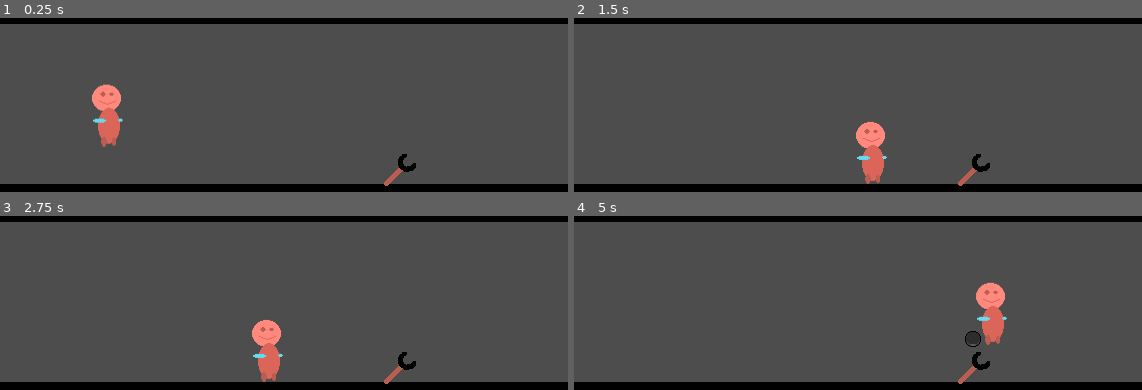
Above: before the commit, frames 1-4 (two rows, left to right).
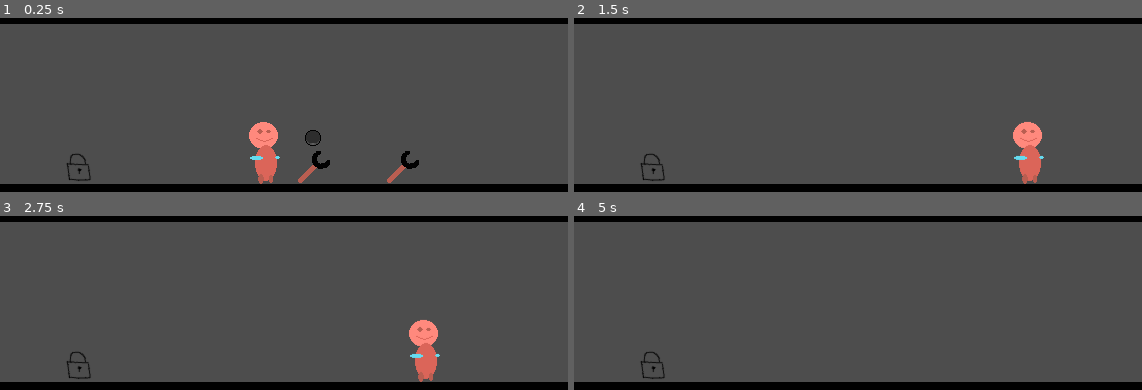
Above: after the commit, the same moments.

Repository: panorb/ludum-dare-58
Game: Godot game, scene res://game/game.tscn
Same seed, same stepped clock (60 frames per second), same inputs: the game is played once before the commit and once after it.
Inputs:
- Up to frame 1 (0.25 s): no input
- Up to frame 2 (1.5 s): hold Right (move_right) from 0.53 s (still down); tap W (interact) at 0.6, 1.35 s; tap Space (jump) at 0.77 s
- Up to frame 3 (2.75 s): tap Space (jump) at 1.52 s; release Right (move_right) at 2.03 s; hold Left (move_left) from 2.03 s (still down); tap W (interact) at 2.1 s
- Up to frame 4 (5 s): release Left (move_left) at 2.78 s; hold Right (move_right) 2.78-4.28 s; tap W (interact) at 2.85, 3.6, 4.35 s; tap Space (jump) at 3.02, 3.77, 4.52 s; hold Left (move_left) from 4.28 s (still down)

The runs differ from the first frame. In frame 1, 3.4% of the frame differs, in the area x 11-74%, y 37-97%; in frame 2, 3.0%; in frame 3, 3.0%; in frame 4, 1.9%.

Commit message:
Basic Item Pickup, Use and Inventory (no display yet)

Diff:
--- a/godot/game/game.tscn
+++ b/godot/game/game.tscn
@@ -1,15 +1,27 @@
-[gd_scene load_steps=4 format=3 uid="uid://06ul0wadfcqp"]
+[gd_scene load_steps=6 format=3 uid="uid://06ul0wadfcqp"]
 
 [ext_resource type="PackedScene" uid="uid://cqo6h223cwhjb" path="res://player/player.tscn" id="1_l1rk1"]
 [ext_resource type="PackedScene" uid="uid://bqwcj5grl1mkc" path="res://level/level.tscn" id="2_vasa2"]
 [ext_resource type="PackedScene" uid="uid://dgjsu4poy1siu" path="res://interactable/wrench.tscn" id="3_h7iqs"]
+[ext_resource type="Script" uid="uid://d1swmqartiwge" path="res://game/inventory.gd" id="4_4fuuu"]
+[ext_resource type="PackedScene" uid="uid://5yb60o2rqeis" path="res://interactable/lock_wrench.tscn" id="5_dxrkv"]
 
 [node name="Game" type="Node2D"]
 
 [node name="Player" parent="." instance=ExtResource("1_l1rk1")]
-position = Vector2(107, 186)
+position = Vector2(264, 256)
 
 [node name="Level" parent="." instance=ExtResource("2_vasa2")]
 
 [node name="Wrench" parent="." instance=ExtResource("3_h7iqs")]
-position = Vector2(399, 243)
+position = Vector2(402, 240)
+
+[node name="Inventory" type="Node2D" parent="."]
+unique_name_in_owner = true
+script = ExtResource("4_4fuuu")
+
+[node name="LockWrench" parent="." instance=ExtResource("5_dxrkv")]
+position = Vector2(75, 241)
+
+[node name="Wrench2" parent="." instance=ExtResource("3_h7iqs")]
+position = Vector2(313, 240)
--- /dev/null
+++ b/godot/game/inventory.gd
@@ -0,0 +1,22 @@
+extends Node2D
+
+var items = []
+
+func _ready():
+	pass
+
+func add_item(item, count=1):
+	for i in range(count):
+		items.append(item)
+	print("added "+item)
+
+func remove_item(item, count=1):
+	for i in range(count):
+		items.erase(item)
+	print("removed "+item)
+
+func has_item(item, count=1):
+	print("asking for "+item)
+	var has_count = items.count(item)
+	print("have "+str(has_count))
+	return has_count >= count
--- a/godot/interactable/interactable.gd
+++ b/godot/interactable/interactable.gd
@@ -1,19 +1,42 @@
 class_name Interactable
 extends Area2D
 
-func _ready() -> void:
-	body_entered.connect(_on_player_entered)
-	body_exited.connect(_on_player_exited)
+#func _ready() -> void:
+#	body_entered.connect(_on_player_entered)
+#	body_exited.connect(_on_player_exited)
+
+@export var active = true
+
+func activate():
+	active = true
+func deactivate():
+	active = false
+	$ButtonPromptSprite.visible = false
+
+func can_detect():
+	print("default detect")
+	return true
+
+func can_interact():
+	print("default interact")
+	return true
 
 func on_trigger(): # overwrite in child scenes & scripts
 	print("Trigger pressed, but behavior not overwritten!")
 
-func _process(delta: float) -> void:
-	if Input.is_action_just_pressed("interact"):
+func trigger():
+	if can_interact():
 		on_trigger()
 
-func _on_player_entered(body):
+func on_player_enter():
+	if not active:
+		return
+	if not can_detect():
+		print("cannot detect")
+		return
 	$ButtonPromptSprite.visible = true
 
-func _on_player_exited(body):
+func on_player_exit():
+	if not active:
+		return
 	$ButtonPromptSprite.visible = false
--- /dev/null
+++ b/godot/interactable/lock_wrench.gd
@@ -0,0 +1,22 @@
+extends Interactable
+
+var open = false
+
+func can_detect():
+	if open:
+		return false
+	return %Inventory.has_item("wrench")
+
+func can_interact():
+	if open:
+		return false
+	print("Im a lock and I want a wrench!")
+	return %Inventory.has_item("wrench")
+
+func on_trigger():
+	if not can_interact():
+		return
+	%Inventory.remove_item("wrench")
+	print("lock open")
+	open = true
+	deactivate()
--- /dev/null
+++ b/godot/interactable/lock_wrench.tscn
@@ -0,0 +1,21 @@
+[gd_scene load_steps=5 format=3 uid="uid://5yb60o2rqeis"]
+
+[ext_resource type="PackedScene" uid="uid://c5g1aqrbs6tsc" path="res://interactable/Interactable.tscn" id="1_vse6a"]
+[ext_resource type="Script" uid="uid://d3xluvibj7x3w" path="res://interactable/lock_wrench.gd" id="2_vse6a"]
+[ext_resource type="Texture2D" uid="uid://bglu6mayhvy5h" path="res://interactable/lock.png" id="3_vse6a"]
+
+[sub_resource type="CircleShape2D" id="CircleShape2D_x5w8o"]
+radius = 69.02898
+
+[node name="LockWrench" instance=ExtResource("1_vse6a")]
+collision_layer = 2048
+collision_mask = 0
+script = ExtResource("2_vse6a")
+
+[node name="CollisionShape2D" type="CollisionShape2D" parent="." index="0"]
+position = Vector2(2, 5)
+shape = SubResource("CircleShape2D_x5w8o")
+
+[node name="Lock" type="Sprite2D" parent="." index="1"]
+position = Vector2(1, -1)
+texture = ExtResource("3_vse6a")
--- a/godot/interactable/wrench.gd
+++ b/godot/interactable/wrench.gd
@@ -2,3 +2,5 @@
 
 func on_trigger():
 	print("Im a wrench and I am cool!")
+	%Inventory.add_item("wrench")
+	queue_free()
--- a/godot/interactable/wrench.tscn
+++ b/godot/interactable/wrench.tscn
@@ -8,7 +8,8 @@
 radius = 69.02898
 
 [node name="Wrench" instance=ExtResource("1_x5w8o")]
-monitorable = false
+collision_layer = 2048
+collision_mask = 0
 script = ExtResource("2_cjka4")
 
 [node name="CollisionShape2D" type="CollisionShape2D" parent="." index="0"]
--- a/godot/player/player.gd
+++ b/godot/player/player.gd
@@ -1,4 +1,21 @@
 extends CharacterBody2D
+
+var interactables_in_reach = []
+var closest_interactable = null
+
+func _ready():
+	$InteractionReach.area_entered.connect(add_interactable)
+	$InteractionReach.area_exited.connect(remove_interactable)
+
+func add_interactable(interactable):
+	if not interactable is Interactable:
+		return
+	interactables_in_reach.append(interactable)
+
+func remove_interactable(interactable):
+	if not interactable is Interactable:
+		return
+	interactables_in_reach.erase(interactable)
 
 func _process(delta: float) -> void:
 	var horizontal_velocity = 0.0
@@ -16,3 +33,25 @@
 		velocity.y += gravity * delta
 
 	move_and_slide()
+
+	# Interactables
+	if interactables_in_reach.size() > 0:
+		var closest = interactables_in_reach[0]
+		if interactables_in_reach.size() > 1:
+			var closest_dist = position.distance_squared_to(closest.position)
+			for interactable in interactables_in_reach:
+				var dist = position.distance_squared_to(interactable.position)
+				if dist < closest_dist:
+					closest = interactable
+					closest_dist = dist
+		if closest != closest_interactable:
+			if closest_interactable != null:
+				closest_interactable.on_player_exit()
+			closest_interactable = closest
+			closest_interactable.on_player_enter()
+	else:
+		if closest_interactable != null:
+			closest_interactable.on_player_exit()
+			closest_interactable = null
+	if Input.is_action_just_pressed("interact") and closest_interactable != null:
+		closest_interactable.trigger()
--- a/godot/player/player.tscn
+++ b/godot/player/player.tscn
@@ -6,9 +6,12 @@
 [sub_resource type="RectangleShape2D" id="RectangleShape2D_oul6g"]
 size = Vector2(20, 61)
 
+[sub_resource type="CircleShape2D" id="CircleShape2D_rkbax"]
+radius = 19.026299
+
 [node name="Player" type="CharacterBody2D"]
 collision_layer = 512
-collision_mask = 2
+collision_mask = 2050
 script = ExtResource("1_rkbax")
 
 [node name="Sprite2D" type="Sprite2D" parent="."]
@@ -18,3 +21,11 @@
 [node name="CollisionShape2D" type="CollisionShape2D" parent="."]
 position = Vector2(0, -30.5)
 shape = SubResource("RectangleShape2D_oul6g")
+
+[node name="InteractionReach" type="Area2D" parent="."]
+position = Vector2(0, -32)
+collision_layer = 0
+collision_mask = 2048
+
+[node name="CollisionShape2D" type="CollisionShape2D" parent="InteractionReach"]
+shape = SubResource("CircleShape2D_rkbax")
--- a/godot/project.godot
+++ b/godot/project.godot
@@ -52,6 +52,7 @@
 
 2d_physics/layer_2="walls"
 2d_physics/layer_10="player"
+2d_physics/layer_12="interactable"
 
 [rendering]
 
Not shown, added: godot/game/inventory.gd.uid
Binary file added: godot/interactable/lock.png
Not shown, added: godot/interactable/lock.png.import
Not shown, added: godot/interactable/lock_wrench.gd.uid
Not shown: 1 places in godot/player/player.tscn that only renumber resources
